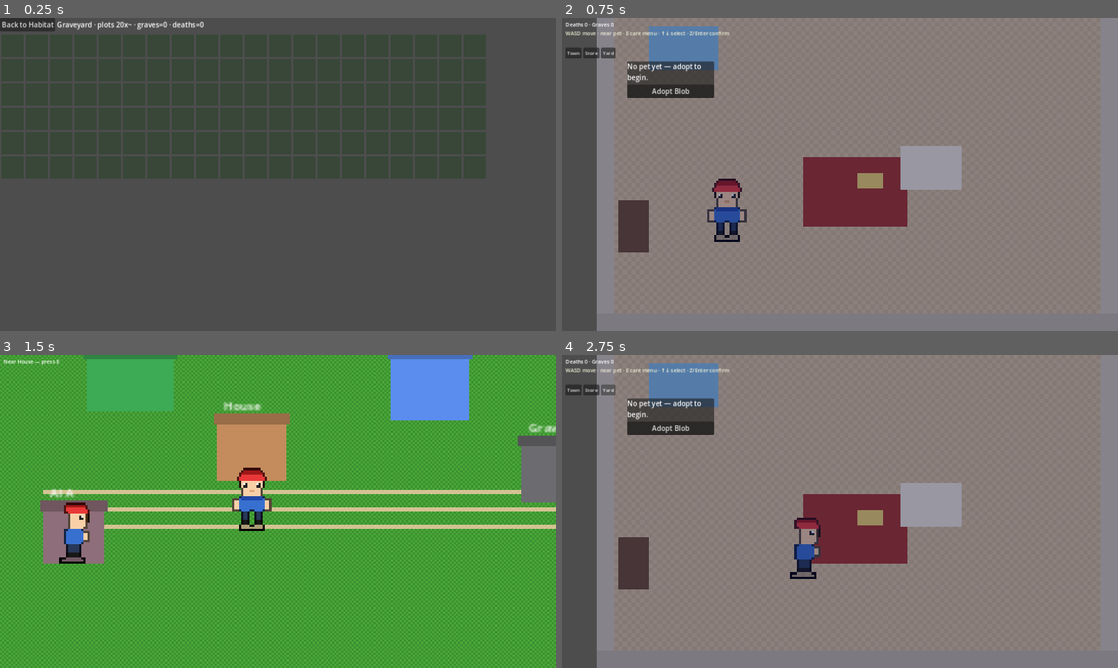
Above: before the commit, frames 1-4 (two rows, left to right).
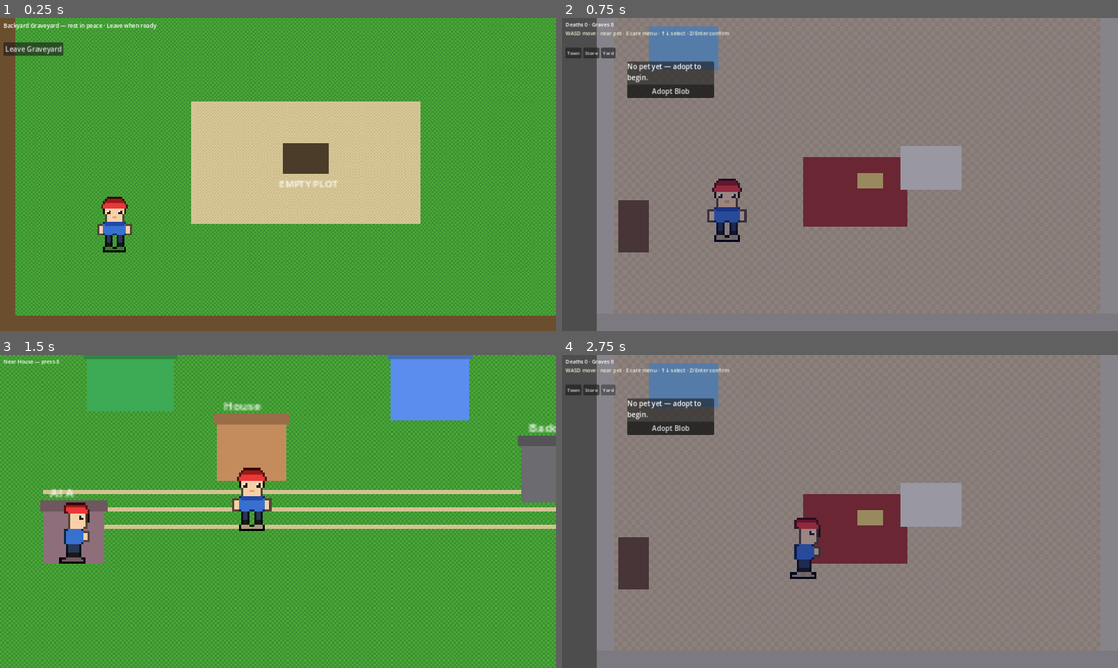
Above: after the commit, the same moments.

Repository: i-apologise/real-time-virtual-pet
Game: Godot game, scene res://scenes/graveyard/graveyard.tscn
Two runs of this game, one before a commit and one after it. Both use one fixed random seed, a clock stepped at 60 frames per second and the inputs below. This scene is started directly instead of the project's main scene.
Inputs:
- Up to frame 1 (0.25 s): no input
- Up to frame 2 (0.75 s): click "Back to Habitat" (after the commit: "Leave Graveyard") at 0.5 s
- Up to frame 3 (1.5 s): click "Town" at 1.25 s
- Up to frame 4 (2.75 s): tap E (interact) at 2 s; hold D (move_right) from 2.03 s (still down); hold E (interact) from 2.03 s (still down); tap Space at 2.27, 2.57 s; tap X at 2.3 s

The runs differ from the first frame. In frame 1, 99% of the frame differs, in the area x 0-100%, y 0-100%; in frame 2, nothing differs; in frame 3, less than 0.1%; in frame 4, nothing differs.

Commit message:
fix: backyard dig at plot with hold E, care anim approach reliability

Diff:
--- a/scenes/graveyard/graveyard.gd
+++ b/scenes/graveyard/graveyard.gd
@@ -1,67 +1,275 @@
-extends Control
-## Big graveyard map: 20-col unbounded row-major plots.
-
-const COLS := 20
-const CELL := 56
-
-var _scroll: ScrollContainer
-var _grid: Control
-var _info: Label
+extends Node2D
+## Backyard graveyard: walk to empty plot, hold E/Space to dig and bury.
+
+const SpriteFactoryScr = preload("res://src/gameplay/sprite_factory.gd")
+const AnimatedActorScr = preload("res://src/gameplay/animated_actor.gd")
+
+const LAYER_WORLD := 1
+const DIG_HOLD_SEC := 2.5
+const PLOT_RADIUS := 40.0
+
+var _human: CharacterBody2D
+var _dead_pet: CharacterBody2D
+var _camera: Camera2D
+var _world: Node2D
+var _label: Label
+var _toast: Label
+var _dig_bar: ProgressBar
+var _dig_panel: PanelContainer
+var _plot_pos: Vector2 = Vector2(320, 220)
+var _near_plot: bool = false
+var _digging: bool = false
+var _dig_accum: float = 0.0
+var _buried_this_visit: bool = false
 
 
 func _ready() -> void:
-	set_anchors_preset(PRESET_FULL_RECT)
-	var root := VBoxContainer.new()
-	root.set_anchors_preset(PRESET_FULL_RECT)
-	add_child(root)
-	var top := HBoxContainer.new()
-	root.add_child(top)
+	y_sort_enabled = true
+	_build()
+	_refresh_state()
+
+
+func _tile(area: Rect2, kind: String) -> void:
+	var tex: Texture2D = SpriteFactoryScr.make_tile(kind)
+	var y := int(area.position.y)
+	while y < int(area.end.y):
+		var x := int(area.position.x)
+		while x < int(area.end.x):
+			var spr := Sprite2D.new()
+			spr.texture = tex
+			spr.texture_filter = CanvasItem.TEXTURE_FILTER_NEAREST
+			spr.position = Vector2(x + 8, y + 8)
+			spr.z_index = -100
+			_world.add_child(spr)
+			x += 16
+		y += 16
+
+
+func _solid(rect: Rect2, color: Color) -> void:
+	var body := StaticBody2D.new()
+	body.position = rect.position + rect.size * 0.5
+	body.collision_layer = LAYER_WORLD
+	body.collision_mask = 0
+	body.z_index = int(body.position.y)
+	var shape := CollisionShape2D.new()
+	var rs := RectangleShape2D.new()
+	rs.size = rect.size
+	shape.shape = rs
+	body.add_child(shape)
+	var vis := ColorRect.new()
+	vis.size = rect.size
+	vis.position = -rect.size * 0.5
+	vis.color = color
+	vis.mouse_filter = Control.MOUSE_FILTER_IGNORE
+	body.add_child(vis)
+	_world.add_child(body)
+
+
+func _build() -> void:
+	_world = Node2D.new()
+	_world.y_sort_enabled = true
+	add_child(_world)
+
+	_tile(Rect2(0, 0, 640, 400), "grass")
+	_tile(Rect2(200, 160, 240, 120), "path")
+
+	# fence borders
+	_solid(Rect2(0, 0, 640, 16), Color("6B4E2E"))
+	_solid(Rect2(0, 384, 640, 16), Color("6B4E2E"))
+	_solid(Rect2(0, 0, 16, 400), Color("6B4E2E"))
+	_solid(Rect2(624, 0, 16, 400), Color("6B4E2E"))
+
+	# Existing headstones (already buried)
+	_draw_existing_graves()
+
+	# Open dig plot (backyard plot marker)
+	var plot := ColorRect.new()
+	plot.size = Vector2(48, 32)
+	plot.position = _plot_pos - Vector2(24, 16)
+	plot.color = Color("4A3C28")
+	plot.z_index = -50
+	plot.mouse_filter = Control.MOUSE_FILTER_IGNORE
+	_world.add_child(plot)
+	var plot_l := Label.new()
+	plot_l.text = "EMPTY PLOT"
+	plot_l.position = _plot_pos + Vector2(-28, 18)
+	plot_l.add_theme_font_size_override("font_size", 10)
+	plot_l.add_theme_color_override("font_color", Color.WHITE)
+	plot_l.z_index = -49
+	_world.add_child(plot_l)
+
+	_human = AnimatedActorScr.new()
+	_human.is_player_controlled = true
+	_human.move_speed = 105.0
+	_human.position = Vector2(120, 300)
+	_world.add_child(_human)
+	_human.setup_frames(SpriteFactoryScr.human_frames(), 2.0)
+	_human.setup_collision(false)
+
+	_camera = Camera2D.new()
+	_camera.zoom = Vector2(2.2, 2.2)
+	_camera.position_smoothing_enabled = true
+	_human.add_child(_camera)
+	_camera.make_current()
+	_camera.limit_left = 0
+	_camera.limit_top = 0
+	_camera.limit_right = 640
+	_camera.limit_bottom = 400
+
+	# Dead pet body near plot if unburied
+	_dead_pet = AnimatedActorScr.new()
+	_dead_pet.is_pet = true
+	_dead_pet.is_player_controlled = false
+	_dead_pet.position = _plot_pos + Vector2(-40, 0)
+	_world.add_child(_dead_pet)
+
+	var layer := CanvasLayer.new()
+	add_child(layer)
+	_label = Label.new()
+	_label.position = Vector2(8, 8)
+	_label.add_theme_font_size_override("font_size", 13)
+	_label.add_theme_color_override("font_color", Color.WHITE)
+	layer.add_child(_label)
+	_toast = Label.new()
+	_toast.position = Vector2(8, 32)
+	_toast.modulate = Color(1, 1, 0.7)
+	layer.add_child(_toast)
+
 	var back := Button.new()
-	back.text = "Back to Habitat"
+	back.text = "Leave Graveyard"
+	back.position = Vector2(8, 56)
 	back.pressed.connect(func(): SceneRouter.go("habitat"))
-	top.add_child(back)
-	_info = Label.new()
-	_info.size_flags_horizontal = Control.SIZE_EXPAND_FILL
-	top.add_child(_info)
-	_scroll = ScrollContainer.new()
-	_scroll.size_flags_vertical = Control.SIZE_EXPAND_FILL
-	_scroll.size_flags_horizontal = Control.SIZE_EXPAND_FILL
-	root.add_child(_scroll)
-	_grid = Control.new()
-	_scroll.add_child(_grid)
-	_rebuild()
-
-
-func _rebuild() -> void:
-	for c in _grid.get_children():
-		c.queue_free()
+	layer.add_child(back)
+
+	_dig_panel = PanelContainer.new()
+	_dig_panel.position = Vector2(200, 320)
+	_dig_panel.visible = false
+	layer.add_child(_dig_panel)
+	var dv := VBoxContainer.new()
+	_dig_panel.add_child(dv)
+	var dl := Label.new()
+	dl.text = "Hold E or Space to dig the grave"
+	dv.add_child(dl)
+	_dig_bar = ProgressBar.new()
+	_dig_bar.custom_minimum_size = Vector2(200, 16)
+	_dig_bar.max_value = 100
+	dv.add_child(_dig_bar)
+
+
+func _draw_existing_graves() -> void:
 	var graves: Array = PetController.profile.graves
-	var max_index := maxi(COLS * 4 - 1, 0)  # at least 4 rows empty aesthetic
+	var i := 0
 	for g in graves:
-		if g is GraveRecord:
-			max_index = maxi(max_index, g.plot_index)
-	var rows: int = int(max_index / COLS) + 3
-	_grid.custom_minimum_size = Vector2(COLS * CELL + 8, rows * CELL + 8)
-	_info.text = "Graveyard · plots %dx~ · graves=%d · deaths=%d" % [
-		COLS, PetController.profile.graves.size(), PetController.profile.total_pets_died
-	]
-	for y in range(rows):
-		for x in range(COLS):
-			var idx := y * COLS + x
-			var cell := ColorRect.new()
-			cell.position = Vector2(x * CELL + 4, y * CELL + 4)
-			cell.size = Vector2(CELL - 6, CELL - 6)
-			cell.color = Color(0.22, 0.28, 0.22)
-			var grave: GraveRecord = null
-			for g in graves:
-				if g is GraveRecord and g.plot_index == idx:
-					grave = g
-					break
-			if grave != null:
-				cell.color = Color(0.35, 0.35, 0.4)
-				var lab := Label.new()
-				lab.text = grave.name
-				lab.position = Vector2(4, 8)
-				lab.add_theme_font_size_override("font_size", 10)
-				cell.add_child(lab)
-			_grid.add_child(cell)
+		if not (g is GraveRecord):
+			continue
+		var pos := Vector2(80 + (i % 8) * 64, 80 + int(i / 8) * 70)
+		var stone := ColorRect.new()
+		stone.size = Vector2(28, 36)
+		stone.position = pos
+		stone.color = Color("8A8A90")
+		stone.z_index = int(pos.y)
+		stone.mouse_filter = Control.MOUSE_FILTER_IGNORE
+		_world.add_child(stone)
+		var lab := Label.new()
+		lab.text = g.name
+		lab.position = pos + Vector2(-4, 36)
+		lab.add_theme_font_size_override("font_size", 9)
+		lab.add_theme_color_override("font_color", Color.WHITE)
+		_world.add_child(lab)
+		i += 1
+
+
+func _refresh_state() -> void:
+	var p = PetController.active_pet
+	var needs_burial: bool = p != null and str(p.life_state) == "DEAD" and not p.buried
+	if _dead_pet:
+		_dead_pet.visible = needs_burial
+		if needs_burial:
+			var sid := String(p.species_id)
+			_dead_pet.setup_frames(SpriteFactoryScr.pet_frames(sid), 2.0)
+			_dead_pet.set_condition("dead")
+			_dead_pet.play_anim(&"dead")
+			_dead_pet.set_collision_enabled(false)
+	if needs_burial:
+		_label.text = "Backyard Graveyard — carry %s to the EMPTY PLOT · hold E to dig" % p.name
+	else:
+		_label.text = "Backyard Graveyard — rest in peace · Leave when ready"
+		_dig_panel.visible = false
+
+
+func _process(delta: float) -> void:
+	if _human == null:
+		return
+	_near_plot = _human.global_position.distance_to(_plot_pos) <= PLOT_RADIUS
+	var p = PetController.active_pet
+	var needs_burial: bool = (
+		p != null and str(p.life_state) == "DEAD" and not p.buried and not _buried_this_visit
+	)
+
+	if needs_burial and _near_plot:
+		_dig_panel.visible = true
+		_label.text = "At the plot — hold E or Space to dig %s's grave" % p.name
+		var holding := Input.is_action_pressed("interact") or Input.is_key_pressed(KEY_SPACE)
+		if holding:
+			_digging = true
+			_dig_accum += delta
+			_dig_bar.value = clampf((_dig_accum / DIG_HOLD_SEC) * 100.0, 0.0, 100.0)
+			if _human.has_method("set_busy"):
+				_human.set_busy(true)
+			if _human.has_method("play_anim"):
+				# keep digging pose
+				if _human.get("_sprite") != null or true:
+					_human.play_anim(&"dig")
+			if _dig_accum >= DIG_HOLD_SEC:
+				_finish_dig()
+		else:
+			if _digging:
+				_digging = false
+				_dig_accum = 0.0
+				_dig_bar.value = 0.0
+				if _human.has_method("set_busy"):
+					_human.set_busy(false)
+				if _human.has_method("play_idle"):
+					_human.play_idle()
+	else:
+		_dig_panel.visible = needs_burial and _near_plot
+		if needs_burial and not _near_plot:
+			_dig_accum = 0.0
+			_dig_bar.value = 0.0
+			_digging = false
+
+
+func _finish_dig() -> void:
+	_digging = false
+	_dig_accum = 0.0
+	_dig_bar.value = 100.0
+	if _human:
+		_human.set_busy(false)
+		_human.play_idle()
+	var pet_name := "Pet"
+	if PetController.active_pet != null:
+		pet_name = PetController.active_pet.name
+	var r: Dictionary = PetController.complete_burial("Rest well")
+	if r.get("ok", false):
+		_buried_this_visit = true
+		if r.get("grave") is GraveRecord:
+			pet_name = (r["grave"] as GraveRecord).name
+		_toast.text = "Grave dug. %s is at rest." % pet_name
+		if _dead_pet:
+			_dead_pet.visible = false
+		_dig_panel.visible = false
+		_label.text = "Burial complete — Leave · adopt again at the Store"
+		var stone := ColorRect.new()
+		stone.size = Vector2(28, 36)
+		stone.position = _plot_pos - Vector2(14, 28)
+		stone.color = Color("9A9AA0")
+		_world.add_child(stone)
+		var lab := Label.new()
+		lab.text = pet_name
+		lab.position = _plot_pos + Vector2(-16, 12)
+		lab.add_theme_font_size_override("font_size", 10)
+		lab.add_theme_color_override("font_color", Color.WHITE)
+		_world.add_child(lab)
+	else:
+		_toast.text = "Could not bury: %s" % str(r.get("reason", "fail"))
+		_dig_bar.value = 0.0
--- a/scenes/graveyard/graveyard.tscn
+++ b/scenes/graveyard/graveyard.tscn
@@ -2,11 +2,5 @@
 
 [ext_resource type="Script" path="res://scenes/graveyard/graveyard.gd" id="1"]
 
-[node name="Graveyard" type="Control"]
-layout_mode = 3
-anchors_preset = 15
-anchor_right = 1.0
-anchor_bottom = 1.0
-grow_horizontal = 2
-grow_vertical = 2
+[node name="Graveyard" type="Node2D"]
 script = ExtResource("1")
--- a/scenes/habitat/habitat.gd
+++ b/scenes/habitat/habitat.gd
@@ -347,31 +347,15 @@
 	layer.add_child(_empty_panel)
 	_empty_panel.position = Vector2(150, 100)
 
-	_death_panel = _panel("Pet has died. Hold Dig Grave.")
-	_dig_progress = ProgressBar.new()
-	_dig_progress.custom_minimum_size = Vector2(160, 12)
-	_dig_progress.max_value = 100
-	_death_panel.get_child(0).add_child(_dig_progress)
-	var dig := Button.new()
-	dig.text = "Hold Dig Grave"
-	dig.button_down.connect(func():
-		_digging = true
-		_dig_accum = 0.0
-		if _human:
-			_human.set_busy(true)
-			_human.play_anim(&"dig")
-	)
-	dig.button_up.connect(func():
-		_digging = false
-		_dig_accum = 0.0
-		_dig_progress.value = 0
-		if _human:
-			_human.set_busy(false)
-			_human.play_idle()
-	)
-	_death_panel.get_child(0).add_child(dig)
+	_death_panel = _panel("Your pet has died. Carry them to the backyard graveyard to dig a grave.")
+	var go_yard := Button.new()
+	go_yard.text = "Go to Graveyard"
+	go_yard.pressed.connect(func(): SceneRouter.go("graveyard"))
+	_death_panel.get_child(0).add_child(go_yard)
 	layer.add_child(_death_panel)
 	_death_panel.position = Vector2(150, 100)
+	# Dig no longer happens in the house
+	_dig_progress = null
 
 	_debug = Label.new()
 	_debug.visible = false
@@ -416,18 +400,7 @@
 func _process(delta: float) -> void:
 	_update_near_pet_ui()
 	_place_stats_panel()
-	if _digging:
-		_dig_accum += delta
-		_dig_progress.value = (_dig_accum / DIG_HOLD_SEC) * 100.0
-		if _dig_accum >= DIG_HOLD_SEC:
-			_digging = false
-			_dig_accum = 0.0
-			if _human:
-				_human.set_busy(false)
-				_human.play_idle()
-			var r: Dictionary = PetController.complete_burial("")
-			_show_toast("Buried." if r.get("ok", false) else str(r.get("reason", "")))
-			_refresh_all()
+	# burial dig is only in graveyard scene
 	# E: care menu near pet; else town door
 	if Input.is_action_just_pressed("interact"):
 		if _care_menu_open:
@@ -453,7 +426,7 @@
 		return
 	var life := str(PetController.active_pet.life_state)
 	if life == "DEAD":
-		_show_toast("Your pet has passed — use Dig Grave")
+		_show_toast("Take them to the backyard Graveyard to dig")
 		return
 	_care_menu_open = true
 	_care_cursor = 0
@@ -515,7 +488,7 @@
 	elif PetController.active_pet == null:
 		_hint.text = "Adopt a pet · WASD · E at door for town"
 	elif life == "DEAD":
-		_hint.text = "Your pet has passed — hold Dig Grave"
+		_hint.text = "Your pet has passed — go to the Graveyard (Yard) to dig"
 	else:
 		_hint.text = "Walk near pet · E for CARE menu · WASD"
 
--- a/scenes/town/town.gd
+++ b/scenes/town/town.gd
@@ -85,7 +85,7 @@
 	_solid(Rect2(200, 160, 64, 52), Color("C48C5C"), "House", "habitat")
 	_solid(Rect2(360, 100, 72, 56), Color("5B8DEE"), "Store", "pet_store")
 	_solid(Rect2(80, 100, 80, 48), Color("3DAA55"), "Park", "habitat")
-	_solid(Rect2(480, 180, 72, 52), Color("6B6B70"), "Graveyard", "graveyard")
+	_solid(Rect2(480, 180, 72, 52), Color("6B6B70"), "Backyard", "graveyard")
 	_solid(Rect2(40, 240, 56, 48), Color("8E6E7A"), "AI A", "")
 	_solid(Rect2(540, 90, 56, 48), Color("8E6E7A"), "AI B", "")
 
--- a/src/gameplay/animated_actor.gd
+++ b/src/gameplay/animated_actor.gd
@@ -1,5 +1,5 @@
 extends CharacterBody2D
-## Pixel actor: collision, Y-sort, walk/care anims. Pets can show condition visuals.
+## Pixel actor: collision, walk-to, care anims. Acting state keeps anim from being overwritten.
 
 signal arrived
 signal anim_finished(anim_name: StringName)
@@ -15,16 +15,11 @@
 var _sprite: AnimatedSprite2D
 var _facing: String = "down"
 var _busy: bool = false
+var _acting: bool = false  # playing a one-shot care anim
 var _walk_target: Variant = null
-var _arrive_threshold: float = 10.0
+var _arrive_threshold: float = 12.0
 var _collision: CollisionShape2D
-var _condition: String = "healthy"  # healthy | hungry | weak | critical | dead
-
-
-func _ready() -> void:
-	# Feet at origin for correct Y-sort (Pokemon-style)
-	y_sort_enabled = false
-	z_as_relative = true
+var _condition: String = "healthy"
 
 
 func setup_collision(as_pet: bool = false) -> void:
@@ -38,12 +33,22 @@
 		add_child(_collision)
 	if as_pet:
 		collision_layer = LAYER_PET
-		collision_mask = 0  # pet doesn't push through walls itself (static-ish)
-		# Still CharacterBody so we can move slightly; frozen mask
+		collision_mask = 0
 		motion_mode = MOTION_MODE_FLOATING
 	else:
 		collision_layer = LAYER_PLAYER
-		collision_mask = LAYER_WORLD | LAYER_PET  # cannot walk through world or pet
+		collision_mask = LAYER_WORLD | LAYER_PET
+
+
+func set_collision_enabled(enabled: bool) -> void:
+	if _collision:
+		_collision.disabled = not enabled
+	if not enabled:
+		collision_layer = 0
+	elif is_pet:
+		collision_layer = LAYER_PET
+	else:
+		collision_layer = LAYER_PLAYER
 
 
 func setup_frames(frames: SpriteFrames, scale_mul: float = 2.0) -> void:
@@ -67,12 +72,11 @@
 		return
 	match condition:
 		"dead":
-			_sprite.modulate = Color(0.55, 0.55, 0.6)
-			_sprite.scale = _sprite.scale  # keep
-		"critical", "dying":
-			_sprite.modulate = Color(0.85, 0.55, 0.55)
-		"weak", "hungry":
-			_sprite.modulate = Color(0.95, 0.85, 0.7)
+			_sprite.modulate = Color(0.7, 0.7, 0.75)
+		"critical", "dying", "weak":
+			_sprite.modulate = Color(0.9, 0.65, 0.65)
+		"hungry":
+			_sprite.modulate = Color(0.95, 0.88, 0.75)
 		_:
 			_sprite.modulate = Color.WHITE
 
@@ -81,6 +85,12 @@
 	_busy = v
 	if v:
 		_walk_target = null
+	if not v:
+		_acting = false
+
+
+func set_acting(v: bool) -> void:
+	_acting = v
 
 
 func is_busy() -> bool:
@@ -88,14 +98,12 @@
 
 
 func play_idle() -> void:
-	if _sprite == null:
+	if _sprite == null or _acting:
 		return
 	if is_pet:
 		var anim := _pet_idle_anim()
 		if _sprite.sprite_frames.has_animation(anim):
 			_sprite.play(anim)
-		elif _sprite.sprite_frames.has_animation("idle"):
-			_sprite.play("idle")
 		return
 	var anim2 := "idle_%s" % _facing
 	if _sprite.sprite_frames.has_animation(anim2):
@@ -106,21 +114,27 @@
 	match _condition:
 		"dead":
 			return &"dead"
-		"critical", "dying":
+		"critical", "dying", "weak":
 			return &"weak"
-		"hungry", "weak":
+		"hungry":
 			return &"hungry"
 		_:
 			return &"idle"
 
 
 func play_anim(anim: StringName) -> void:
-	if _sprite and _sprite.sprite_frames.has_animation(anim):
-		_sprite.play(anim)
+	if _sprite == null:
+		return
+	if not _sprite.sprite_frames.has_animation(anim):
+		push_warning("Missing anim: %s" % anim)
+		return
+	_acting = true
+	_sprite.play(anim)
 
 
 func walk_to(world_pos: Vector2) -> void:
 	_walk_target = world_pos
+	_acting = false
 
 
 func _on_anim_finished() -> void:
@@ -129,16 +143,20 @@
 
 
 func _physics_process(_delta: float) -> void:
-	# Y-sort: draw order by feet Y
 	z_index = int(global_position.y)
 
 	if is_pet and not is_player_controlled:
-		# Pet stays put; still update z
 		velocity = Vector2.ZERO
 		move_and_slide()
 		return
 
-	if _busy and _walk_target == null:
+	# Pure acting pose (no walk): hold still, do not overwrite anim
+	if _acting and _walk_target == null:
+		velocity = Vector2.ZERO
+		move_and_slide()
+		return
+
+	if _busy and _walk_target == null and not _acting:
 		velocity = Vector2.ZERO
 		move_and_slide()
 		return
@@ -149,11 +167,11 @@
 		if to.length() <= _arrive_threshold:
 			_walk_target = null
 			velocity = Vector2.ZERO
-			play_idle()
+			# Do NOT play_idle here — care director will start action anim
 			arrived.emit()
 		else:
 			dir = to.normalized()
-	elif is_player_controlled and not _busy:
+	elif is_player_controlled and not _busy and not _acting:
 		if Input.is_action_pressed("move_up"):
 			dir.y -= 1
 		if Input.is_action_pressed("move_down"):
@@ -168,20 +186,16 @@
 	velocity = dir * move_speed
 	move_and_slide()
 
-	if dir != Vector2.ZERO:
+	if dir != Vector2.ZERO and not _acting:
 		_update_facing(dir)
 		var walk := "walk_%s" % _facing
 		if _sprite and _sprite.sprite_frames.has_animation(walk):
 			if _sprite.animation != walk:
 				_sprite.play(walk)
-	elif not _busy:
-		if _sprite and _walk_target == null:
+	elif not _busy and not _acting and _walk_target == null:
+		if _sprite:
 			var an := String(_sprite.animation)
-			if an.begins_with("walk") or an == "walk":
-				play_idle()
-			elif _sprite.sprite_frames.has_animation(_sprite.animation) and not _sprite.sprite_frames.get_animation_loop(_sprite.animation):
-				pass
-			elif not an.begins_with("idle") and an not in ["feed", "play", "clean", "sleep", "wake", "dig", "eat", "hungry", "weak", "dead", "happy", "sad"]:
+			if an.begins_with("walk"):
 				play_idle()
 
 
--- a/src/gameplay/care_director.gd
+++ b/src/gameplay/care_director.gd
@@ -1,5 +1,5 @@
 extends Node
-## Care choreography: walk to pet → action-specific anim → apply sim.
+## Care: walk to pet (pet collision off) → play action anims → apply sim.
 
 signal choreography_started(action: StringName)
 signal choreography_finished(action: StringName, result: Dictionary)
@@ -22,8 +22,6 @@
 	care_spots = spots
 	if human and not human.arrived.is_connected(_on_human_arrived):
 		human.arrived.connect(_on_human_arrived)
-	if human and not human.anim_finished.is_connected(_on_human_anim_finished):
-		human.anim_finished.connect(_on_human_anim_finished)
 
 
 func is_busy() -> bool:
@@ -38,20 +36,23 @@
 	if PetController.active_pet == null:
 		return {"ok": false, "reason": &"NO_ACTIVE_PET"}
 	var life: String = str(PetController.active_pet.life_state)
-	if life == "DEAD" and action != &"dig":
+	if life == "DEAD":
 		return {"ok": false, "reason": &"PET_DEAD"}
 
 	_pending_action = action
 	state = State.WALKING
 	human.set_busy(true)
 	pet.set_busy(true)
+	# Allow walking up to pet
+	if pet.has_method("set_collision_enabled"):
+		pet.set_collision_enabled(false)
 	choreography_started.emit(action)
 
-	var target: Vector2 = pet.global_position + Vector2(-28, 8)
+	var target: Vector2 = pet.global_position + Vector2(-24, 10)
 	if care_spots.has(String(action)):
 		target = care_spots[String(action)] as Vector2
 	toast.emit("%s…" % str(action).capitalize())
-	if human.global_position.distance_to(target) <= 14.0:
+	if human.global_position.distance_to(target) <= 16.0:
 		call_deferred("_on_human_arrived")
 	else:
 		human.walk_to(target)
@@ -63,23 +64,17 @@
 		return
 	state = State.ACTING
 	var anim := _action_to_anim(_pending_action)
+	if human.has_method("set_acting"):
+		human.set_acting(true)
 	human.play_anim(anim)
 	_play_pet_reaction(_pending_action)
 	_finish_token += 1
 	var token := _finish_token
-	# ~4 frames at 8fps ≈ 0.5s + hold
-	get_tree().create_timer(1.05).timeout.connect(func():
+	# Hold action pose long enough to see (~1.2s)
+	get_tree().create_timer(1.25).timeout.connect(func():
 		if token == _finish_token:
 			_finish_acting()
 	, CONNECT_ONE_SHOT)
-
-
-func _on_human_anim_finished(anim_name: StringName) -> void:
-	if state != State.ACTING:
-		return
-	var expected := _action_to_anim(_pending_action)
-	if anim_name == expected or String(anim_name) in ["feed", "play", "clean", "sleep", "wake", "dig", "walk_care"]:
-		_finish_acting()
 
 
 func _finish_acting() -> void:
@@ -88,21 +83,17 @@
 	state = State.IDLE
 	var action := _pending_action
 	_pending_action = &""
-	var result: Dictionary = {}
-	if action == &"dig":
-		result = {"ok": true, "staged_only": true}
-	else:
-		# map walk care to walk action in sim
-		var sim_action := action
-		if action == &"walk_care":
-			sim_action = &"walk"
-		result = PetController.request_care(sim_action if action != &"walk" else &"walk")
+	var result: Dictionary = PetController.request_care(action)
+	if human.has_method("set_acting"):
+		human.set_acting(false)
 	human.set_busy(false)
 	pet.set_busy(false)
+	if pet.has_method("set_collision_enabled"):
+		pet.set_collision_enabled(true)
 	human.play_idle()
 	_sync_pet_mood_anim()
 	if result.get("ok", false):
-		toast.emit("%s done" % str(action).capitalize())
+		toast.emit("%s done!" % str(action).capitalize())
 	else:
 		toast.emit("%s failed: %s" % [str(action), str(result.get("reason", ""))])
 	choreography_finished.emit(action, result)
@@ -112,18 +103,14 @@
 	match String(action):
 		"feed":
 			return &"feed"
-		"play":
+		"play", "walk":
 			return &"play"
-		"walk":
-			return &"play"  # outdoor-ish play motion; dedicated walk_care available
 		"clean":
 			return &"clean"
 		"sleep":
 			return &"sleep"
 		"wake":
 			return &"wake"
-		"dig":
-			return &"dig"
 		_:
 			return &"feed"
 
Binary file added: docs/pr-screenshots/pr-graveyard-dig-flow.png
